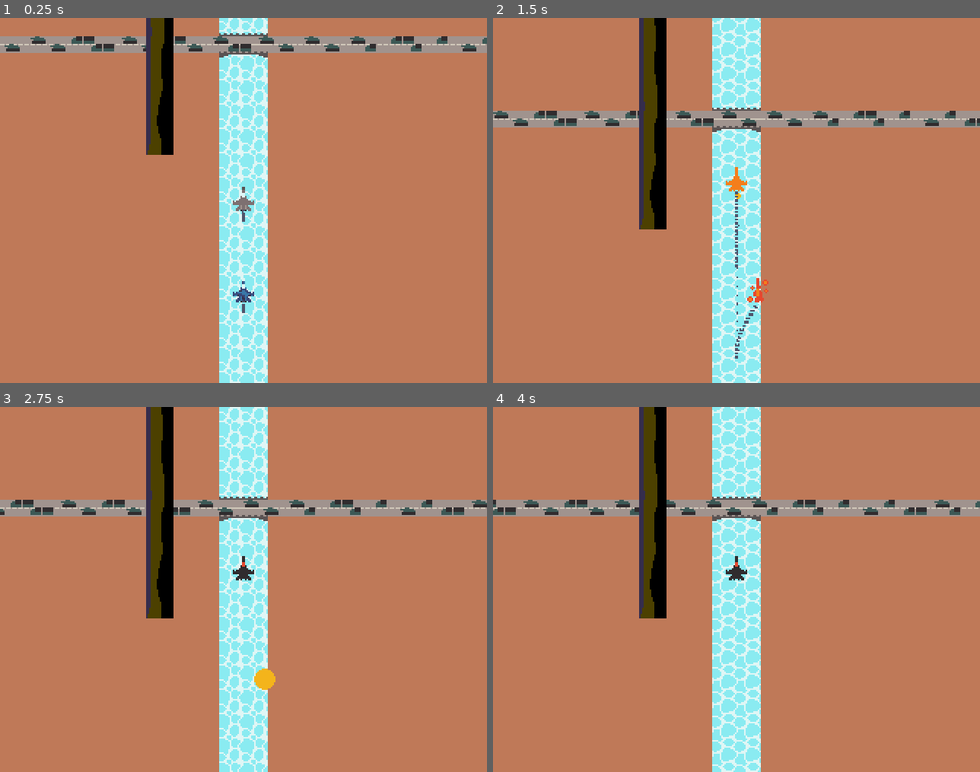
Above: before the commit, frames 1-4 (two rows, left to right).
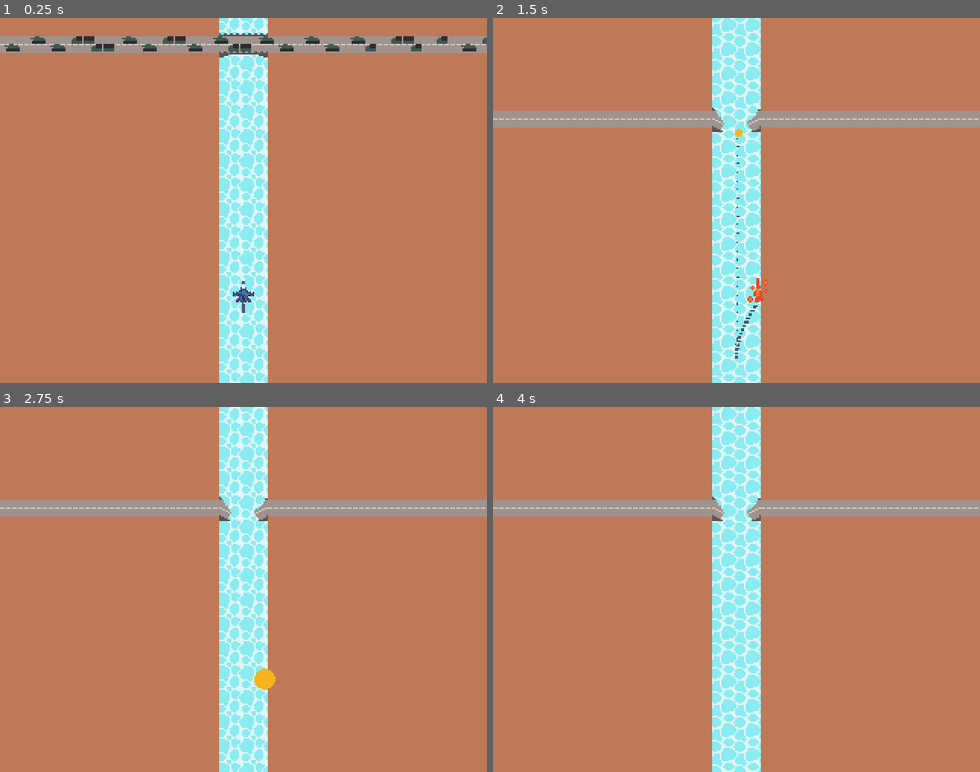
Above: after the commit, the same moments.

Repository: Vanawy/river-raid-godot
Game: Godot game, scene res://main.tscn
The game is run twice, just before and just after one commit, with the same random seed, the same clock (stepped at 60 frames per second) and the same inputs.
Inputs:
- Up to frame 1 (0.25 s): no input
- Up to frame 2 (1.5 s): hold D (move_right) 0.53-1.28 s; tap Space (player_fire) at 0.6, 1.35 s; hold S (move_down) from 1.28 s (still down)
- Up to frame 3 (2.75 s): release S (move_down) at 2.03 s; hold D (move_right) from 2.03 s (still down); tap Space (player_fire) at 2.1 s
- Up to frame 4 (4 s): release D (move_right) at 2.78 s; hold Up (move_up) 2.78-3.53 s; tap Space (player_fire) at 2.85, 3.6 s; hold Left (move_left) from 3.53 s (still down)

The runs differ from the first frame. In frame 1, 2.3% of the frame differs, in the area x 30-53%, y 0-79%; in frame 2, 5.0%, in the area x 0-100%, y 0-92%; in frame 3, 4.9%; in frame 4, 4.9%.
Error after the commit: Parse Error: Could not preload resource file "res://enemies/jet/enemy_jet_fix.tscn". (res://enemies/EnemySpawner.gd:4)

Commit message:
Broken preload

Diff:
--- a/Jet.gd
+++ b/Jet.gd
@@ -12,7 +12,7 @@
 var H_SPEED = 70
 
 var BASE_V_SPEED = 70
-var V_SPEED_CHANGE = 32
+var V_SPEED_CHANGE = 100
 
 @onready var sprite : AnimatedSprite2D = $AnimatedSprite2D
 @onready var smoke_emitter : GPUParticles2D = $Smoke
@@ -36,8 +36,6 @@
 		if body is EnemyRocket:
 			launch_flares(body)
 	)
-
-
 
 
 func on_collision(body : Node2D):
--- /dev/null
+++ b/enemies/EnemySpawner.gd
@@ -0,0 +1,18 @@
+extends Node2D
+class_name EnemySpawner
+
+var enemy_jet_scene = preload("res://enemies/jet/enemy_jet_fix.tscn")
+
+
+func spawn_jets(bot_left: Node2D, top_right: Node2D, count: int):
+	var spawn_area = bot_left.position - top_right.position
+
+	for i in range(count):
+		var pos = bot_left.position + Vector2(
+			randf_range(0, spawn_area.x),
+			randf_range(0, spawn_area.y),
+		)
+
+		var enemy = enemy_jet_scene.instantiate() as EnemyJet;
+		enemy.global_position = pos
+		enemy.rotate(PI)
--- a/enemies/enemy_rocket.gd
+++ b/enemies/enemy_rocket.gd
@@ -5,11 +5,11 @@
 
 @export var speed = 30
 
-@export var _target : Jet = null
+@export var target : Jet = null
 
 var is_confused = false
 
-var _target_rotation = rotation
+var target_rotation = rotation
 
 # Called when the node enters the scene tree for the first time.
 func _ready():
@@ -25,23 +25,23 @@
 
 	#position += velocity * delta
 	speed = lerpf(speed, MAX_SPEED, delta)
-	if (abs(_target_rotation - rotation) > 0.1):
-		rotation = lerp(rotation, _target_rotation, delta)
+	if (abs(target_rotation - rotation) > 0.1):
+		rotation = lerp(rotation, target_rotation, delta)
 	move_local_x(speed * delta)
 	var col = move_and_collide(Vector2.ZERO) as KinematicCollision2D
 	if col and col.get_collider() is Level:
 		destroy()
 
-	if _target and not is_confused:
-		_target_rotation = rotation + get_angle_to(_target.global_position)
+	if target and not is_confused:
+		target_rotation = rotation + get_angle_to(target.global_position)
 
-		if _target.is_dead:
+		if target.is_dead:
 			confuse()
 
 func confuse():
 	is_confused = true
-	_target = null
-	_target_rotation += [-PI/2, PI/2].pick_random()
+	target = null
+	target_rotation += [-PI/2, PI/2].pick_random()
 
 
 func destroy():
@@ -56,13 +56,13 @@
 	await get_tree().create_timer(2).timeout
 	queue_free()
 
-func set_target(target : Node2D):
-	_target = target
+func set_target(new_target : Node2D):
+	target = new_target
 
 func _draw() -> void:
-	if !_target:
+	if !target:
 		return
-	draw_line(to_local(global_position), to_local(_target.global_position), Color.RED)
-	draw_circle(to_local(_target.global_position), 8, Color.RED)
+	draw_line(to_local(global_position), to_local(target.global_position), Color.RED)
+	draw_circle(to_local(target.global_position), 8, Color.RED)
 
-	draw_line(Vector2(0, 0), Vector2(1000, 0).rotated(_target_rotation - rotation), Color.REBECCA_PURPLE, 1)
+	draw_line(Vector2(0, 0), Vector2(1000, 0).rotated(target_rotation - rotation), Color.REBECCA_PURPLE, 1)
--- /dev/null
+++ b/enemies/jet/enemy_jet_fix.tscn
@@ -0,0 +1,17 @@
+[gd_scene load_steps=3 format=3 uid="uid://ccf3qfrijrgsy"]
+
+[ext_resource type="PackedScene" uid="uid://chvnmx1w7aeo4" path="res://jet.tscn" id="1_6sy40"]
+[ext_resource type="SpriteFrames" uid="uid://bqrdibuur6krd" path="res://enemies/jet/enemy_jet.tres" id="2_dmio7"]
+
+[node name="Jet" instance=ExtResource("1_6sy40")]
+position = Vector2(0, 0)
+collision_layer = 2
+collision_mask = 768
+
+[node name="AnimatedSprite2D" parent="." index="0"]
+sprite_frames = ExtResource("2_dmio7")
+frame = 0
+
+[node name="Hitbox" parent="." index="4"]
+collision_layer = 2
+collision_mask = 768
--- a/level.gd
+++ b/level.gd
@@ -14,25 +14,31 @@
 @onready var level_end: Node2D = $LevelEnd
 
 @onready var bridge : Enemy = $Bridge/Bridge
+@onready var enemy_spawner : EnemySpawner = $EnemySpawner
 
 # Called when the node enters the scene tree for the first time.
 func _ready():
 	Level.count += 1
 	level_id = Level.count
 
+
+	print("generation - start")
 	generate_level()
+	print("generation - end")
 
-	($UnloadLevelTrigger as Area2D).body_entered.connect(func (body):
+	($UnloadLevelTrigger as Area2D).body_entered.connect(func (_body):
 		print("level " + str(level_id) + " destroyed")
 		queue_free()
 	)
 
-	($NextLevelLoadTrigger as Area2D).body_entered.connect(func (body):
+	($NextLevelLoadTrigger as Area2D).body_entered.connect(func (_body):
 		print("player almost reached end")
 		player_almost_reached_bridge.emit()
 	)
 
 	print("level " + str(level_id) + "created")
+
+	enemy_spawner.spawn_jets(bot_left, top_right, 10)
 
 	level_created.emit()
 
@@ -80,7 +86,12 @@
 	var width_color = Color.BLUE
 	width_color.a = 0.3
 
+	var tree = get_tree()
+
 	for y in range(grid_size.y):
+		if tree:
+			await tree.process_frame
+
 		var yn: float = y / grid_size.y
 		var c = curve(yn)
 		var r = displacement_noise.get_noise_1d(y) / 2
--- a/level.tscn
+++ b/level.tscn
@@ -6,6 +6,7 @@
 [ext_resource type="Texture2D" uid="uid://nq7wy07f7eff" path="res://p_vehicles.png" id="4_22n7y"]
 [ext_resource type="Texture2D" uid="uid://cngj2e3n1au6w" path="res://spritesheet.png" id="5_ib5mq"]
 [ext_resource type="Script" path="res://enemy.gd" id="6_t8jai"]
+[ext_resource type="Script" path="res://enemies/EnemySpawner.gd" id="7_d4uah"]
 
 [sub_resource type="RectangleShape2D" id="RectangleShape2D_05i8x"]
 size = Vector2(320, 512)
@@ -110,3 +111,6 @@
 [node name="CollisionShape2D" type="CollisionShape2D" parent="Bridge/Bridge"]
 position = Vector2(16, 8)
 shape = SubResource("RectangleShape2D_g5jmo")
+
+[node name="EnemySpawner" type="Node2D" parent="."]
+script = ExtResource("7_d4uah")
--- a/level_manager.gd
+++ b/level_manager.gd
@@ -21,6 +21,7 @@
 
 func generate_next_level():
 	var new_level = level_scene.instantiate() as Level
+	new_level.global_position = Vector2(-10000, 0)
 	add_child.call_deferred(new_level)
 	new_level.player_almost_reached_bridge.connect(generate_next_level)
 	next_level = new_level
--- a/main.tscn
+++ b/main.tscn
@@ -6,7 +6,7 @@
 [ext_resource type="PackedScene" uid="uid://c0wfkm054sx6r" path="res://enemies/pantsir.tscn" id="7_1big6"]
 [ext_resource type="Texture2D" uid="uid://jesxgryyxtja" path="res://boat-medium.png" id="7_a7gyg"]
 [ext_resource type="Script" path="res://enemy.gd" id="7_puojd"]
-[ext_resource type="PackedScene" uid="uid://b0uxsl72q6fgj" path="res://enemies/jet/enemy_jet.tscn" id="7_ykkxg"]
+[ext_resource type="PackedScene" uid="uid://ccf3qfrijrgsy" path="res://enemies/jet/enemy_jet_fix.tscn" id="7_w83ht"]
 
 [sub_resource type="RectangleShape2D" id="RectangleShape2D_g61iu"]
 size = Vector2(28.835, 10)
@@ -65,5 +65,6 @@
 position = Vector2(-0.417496, 0)
 shape = SubResource("RectangleShape2D_g61iu")
 
-[node name="Jet3" parent="." instance=ExtResource("7_ykkxg")]
-position = Vector2(160, 192)
+[node name="Jet2" parent="." instance=ExtResource("7_w83ht")]
+position = Vector2(168, 16)
+rotation = 3.14159
Not shown: 1 places in enemies/jet/enemy_jet.tscn that only renumber resources
Not shown: 1 places in level.tscn that only renumber resources
